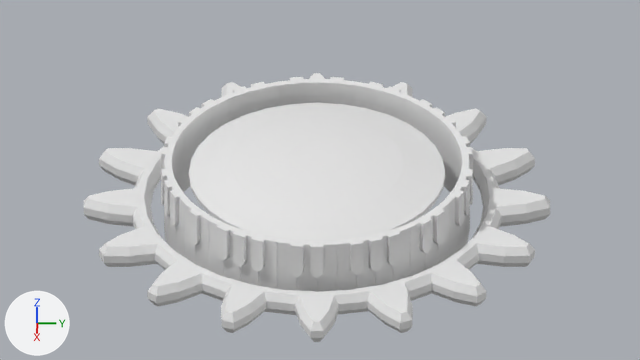
A saved change to the Blender file working blend files/landing_cylinder.blend.
The view is the same before and after, from the file's camera 'Camera'. The lights are fixed; the arrows at lower left show +X, +Y and +Z. The older version comes first. The same objects are shown in both versions, whatever each file hides.
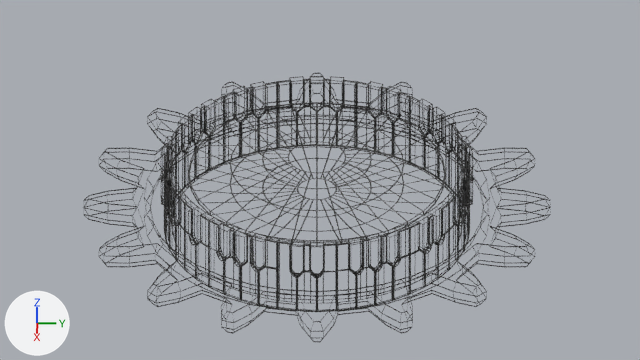
Edits to the bpy script that builds the scene:
```text
Add mat_material:
    mat_material = principled_material('Material')
    mat_material.base_color = (0.0382, 0.0382, 0.0382)  # dark grey #373737
Add mat_alpha:
    mat_alpha = principled_material('alpha')
    mat_alpha.base_color = (0.8, 0.8, 0.8)  # white #e7e7e7
    mat_alpha.alpha = 0.0
Change me_circle_013:
    where me_circle_013.from_pydata(...)  # 256 vertices, 226 faces; spans x -1.0..1.0, y -1.0..1.0, z -0.2..0.31
    add me_circle_013.materials.append(mat_alpha)  # white #e7e7e7
    add me_circle_013.materials.append(mat_material)  # dark grey #373737
Change me_cylinder_021:
    where me_cylinder_021.from_pydata(...)  # 3042 vertices, 2792 faces; spans x -1.79..1.79, y -1.78..1.78, z -0.97..-0.09
    add me_cylinder_021.materials.append(mat_alpha)  # white #e7e7e7
    add me_cylinder_021.materials.append(mat_material)  # dark grey #373737
Change me_cogwheel_016:
    where me_cogwheel_016.from_pydata(...)  # 520 vertices, 392 faces; spans x -6.59..6.59, y -6.59..6.59, z 6.78..6.98
    add me_cogwheel_016.materials.append(mat_alpha)  # white #e7e7e7
    add me_cogwheel_016.materials.append(mat_material)  # dark grey #373737
Change ob_circle_011:
    add _m = ob_circle_011.modifiers.new('Wireframe', 'WIREFRAME')
    add _m.thickness = 0.01
    add _m.use_replace = False
    add _m.material_offset = 1
Change ob_cylinder_006:
    remove _m = ob_cylinder_006.modifiers.new('Bevel', 'BEVEL')
    remove _m.width = 0.02
    remove _m.width_pct = 0.02
    remove _m.segments = 3
    add _m = ob_cylinder_006.modifiers.new('Wireframe', 'WIREFRAME')
    add _m.thickness = 0.01
    add _m.use_replace = False
    add _m.material_offset = 1
Change ob_cogwheel_001:
    add _m = ob_cogwheel_001.modifiers.new('Wireframe', 'WIREFRAME')
    add _m.thickness = 0.01
    add _m.use_replace = False
    add _m.material_offset = 1
```

What differs and where, as boxes (x1, y1, x2, y2) in the pictures (640 x 360 px):
'Circle.011', recoloured, modifiers changed
    before: (189, 103, 445, 241)
    after: (188, 102, 446, 240)
'Cylinder.006', recoloured, modifiers changed
    before: (161, 77, 473, 292)
    after: (161, 76, 473, 291)
'Cogwheel.001', recoloured, modifiers changed
    both: (84, 73, 550, 342)
